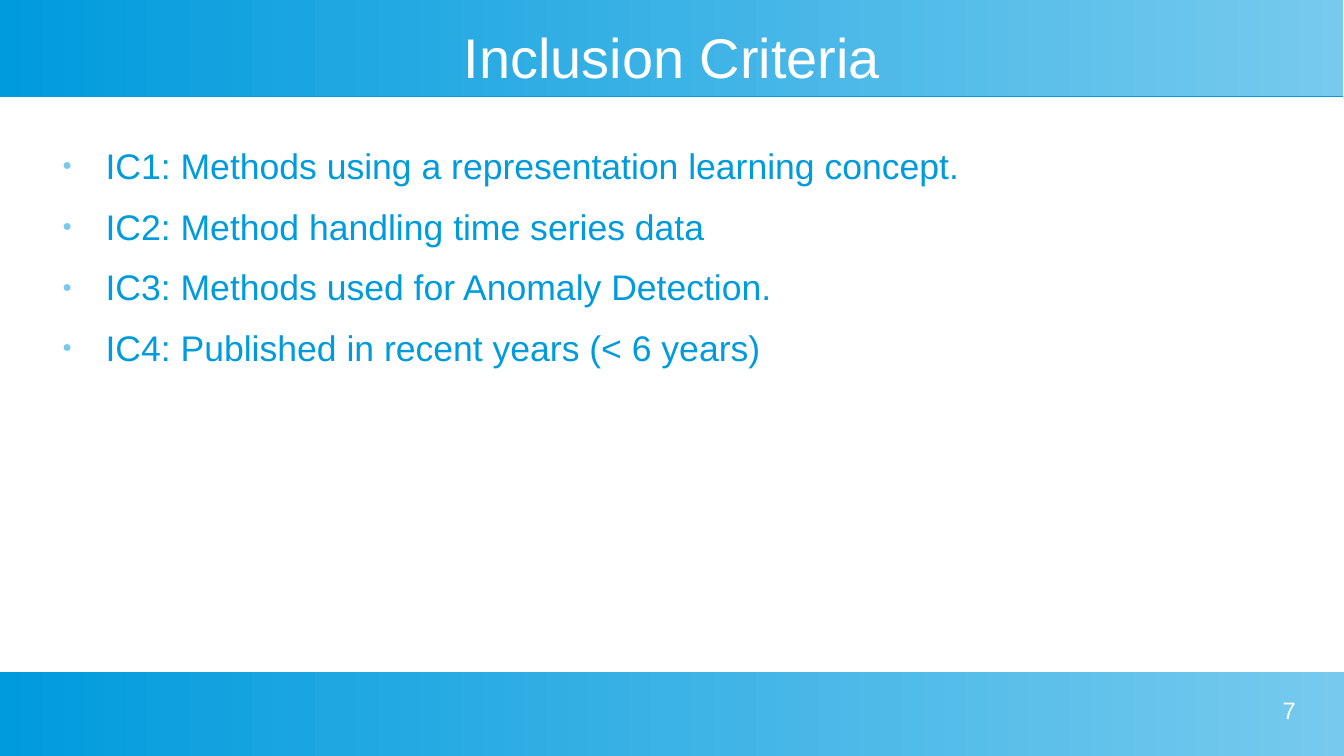
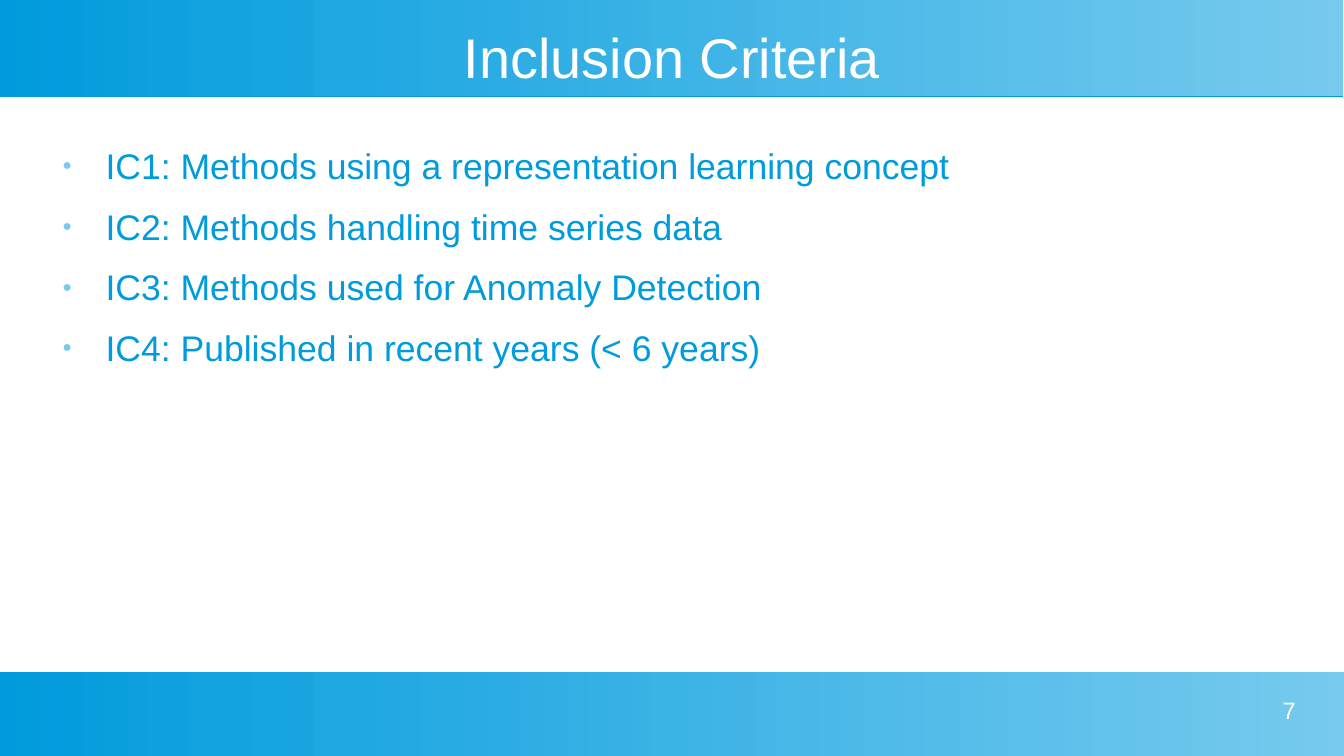
Before and after one commit to johanneshoelker/Smart-Systems-Paper, a slide deck: slide 7 of Presentation/Kolloq.odp. Drawn at 1344x756 pixels with LibreOffice and Linux fonts; fonts in the diff are those of the drawing. Boxes give left, top, right and bottom in pixels: in the first picture for what was removed or moved away, otherwise in the second. Text is boxed around its words. In the diff, an @@ line names an element or a change of style, - is before the commit and + after.

Commit message:
refine inclusion criteria

```diff
--- a/Presentation/Kolloq.odp
+++ b/Presentation/Kolloq.odp
@@ text at [106, 153, 949, 308]: text changed @@
-● IC1: Methods using a representation learning concept.
-● IC2: Method handling time series data
-● IC3: Methods used for Anomaly Detection.
+● IC1: Methods using a representation learning concept
+● IC2: Methods handling time series data
+● IC3: Methods used for Anomaly Detection
```
Also in this commit, not shown: 4 other slides changed, 1 slide added, 3 other files.
